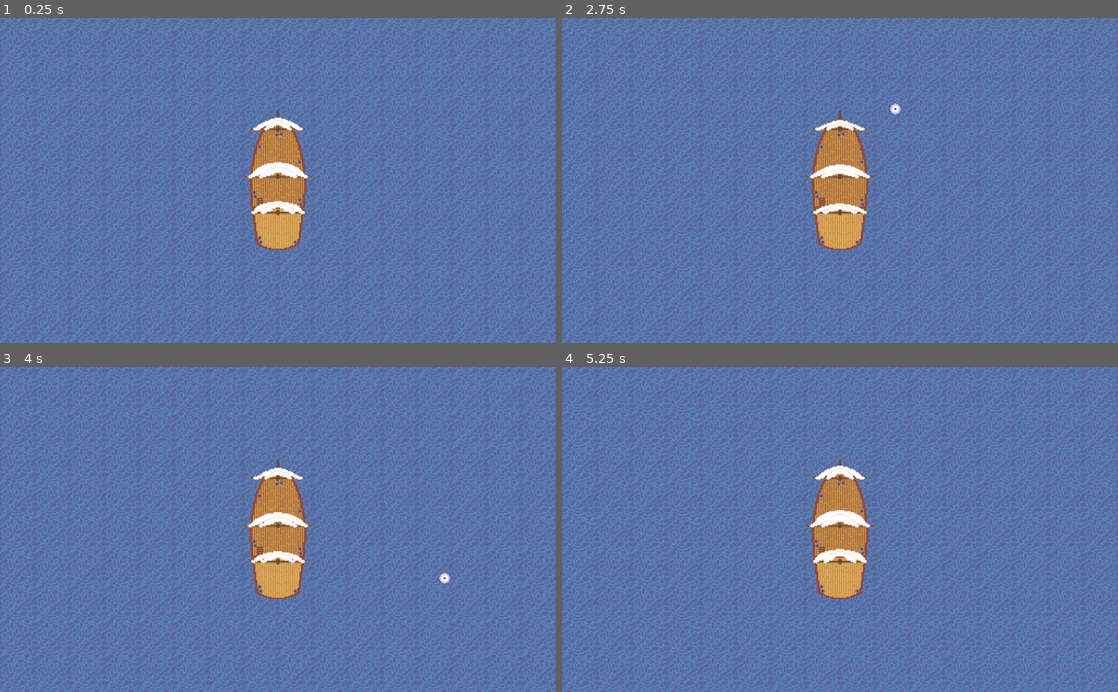
Above: before the commit, frames 1-4 (two rows, left to right).
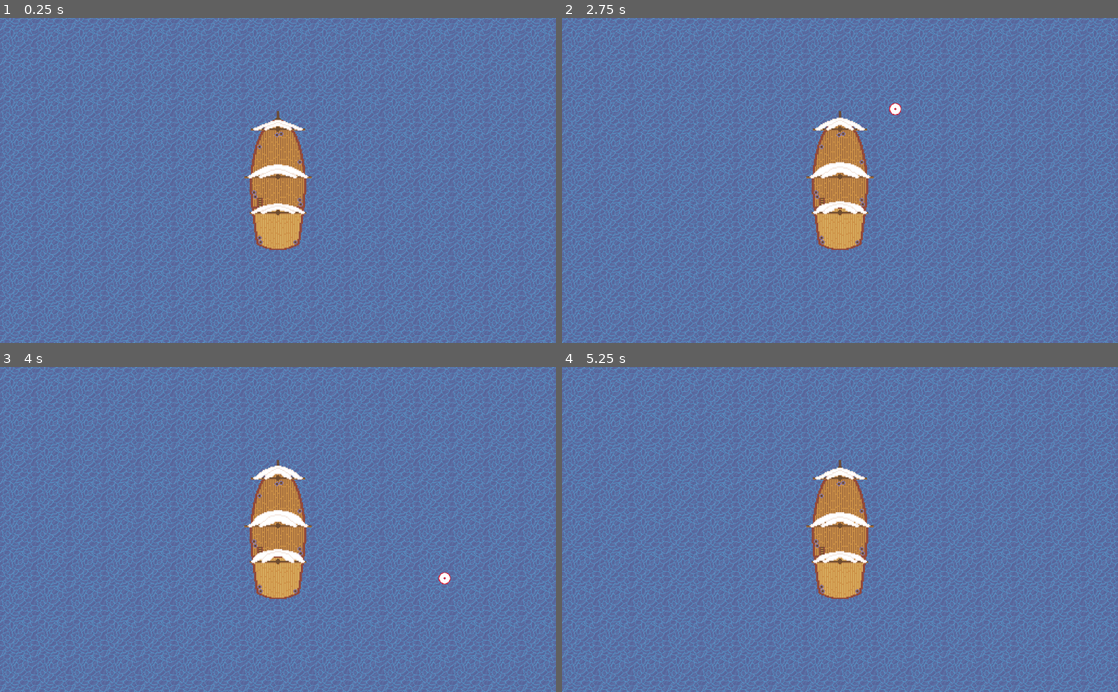
Above: after the commit, the same moments.

Repository: McLovin3/Calderia
Game: Godot game, scene res://TestScene.tscn
The game is run twice, just before and just after one commit, with the same random seed, the same clock (stepped at 60 frames per second) and the same inputs.
Inputs (mouse positions are in pixels of both pictures, inside the frame that each line leads up to):
- Up to frame 1 (0.25 s): no input
- Up to frame 2 (2.75 s): tap Enter at 0.5 s; move the mouse to (962, 164) at 0.52 s; press the mouse at (962, 164) at 0.53 s; hold D (turn_right) 0.53-2.03 s; tap W (up) at 0.77, 1.52 s; move the mouse to (728, 196) at 1.27 s; release the mouse at (728, 196) at 1.28 s; click (728, 196) at 1.35 s; tap Space at 2 s; move the mouse to (895, 109) at 2.02 s; hold A (turn_left) from 2.03 s (still down); hold Middle mouse button (middle_click) from 2.03 s (still down); click (895, 109) at 2.3 s
- Up to frame 3 (4 s): tap Enter at 2.75 s; move the mouse to (250, 594) at 2.77 s; release A (turn_left) at 2.78 s; release Middle mouse button (middle_click) at 2.78 s; hold D (turn_right) from 2.78 s (still down); right-click (250, 594) at 2.85 s; tap W (up) at 3.02, 3.77 s; click (250, 594) at 3.05 s; tap Space at 3.5 s; move the mouse to (444, 578) at 3.52 s; press the mouse at (444, 578) at 3.53 s
- Up to frame 4 (5.25 s): move the mouse to (673, 480) at 4.27 s; release D (turn_right) at 4.28 s; release the mouse at (673, 480) at 4.28 s; hold A (turn_left) 4.28-5.03 s; click (673, 480) at 4.35 s; tap W (up) at 4.52 s; tap Enter at 5 s; move the mouse to (867, 529) at 5.02 s; hold D (turn_right) from 5.03 s (still down); hold Middle mouse button (middle_click) from 5.03 s (still down)

The runs differ from the first frame. In frame 1, 0.4% of the frame differs, in the area x 45-55%, y 30-60%; in frame 2, 0.4%; in frame 3, 0.4%, in the area x 45-81%, y 30-67%; in frame 4, 0.4%.

Commit message:
Refactored code and made it so that you can't fish on land

Diff:
--- a/Bobber/Bobber.tscn
+++ b/Bobber/Bobber.tscn
@@ -56,7 +56,7 @@
 scale = Vector2( 0.7, 0.7 )
 frames = SubResource( 10 )
 animation = "Bobbing"
-frame = 1
+frame = 5
 playing = true
 script = ExtResource( 1 )
 
--- a/Bobber/Scripts/Bobber.gd
+++ b/Bobber/Scripts/Bobber.gd
@@ -13,7 +13,7 @@
 func _ready() -> void:
 	randomize()
 
-func _unhandled_input(event):
+func _unhandled_input(event) -> void:
 	if _hooked and event.is_action_pressed("left_click"):
 		var instance = _quick_time_event.instance()
 		instance.connect("fish_caught", self, "_fish_caught")
@@ -24,20 +24,20 @@
 		print("Cancelled")
 		queue_free()
 
-func _on_RandomTimer_timeout():
+func _on_RandomTimer_timeout() -> void:
 	if randf() <= _bite_rate and not _hooked:
 		_hooked = true
 		play("Caught")
 		_caught_timer.start()
 
-func _on_CaughtTimer_timeout():
+func _on_CaughtTimer_timeout() -> void:
 	_hooked = false
 	play("Bobbing")
 
-func _fish_caught():
+func _fish_caught() -> void:
 	print("Caught!")
 	queue_free()
 
-func _fish_escaped():
+func _fish_escaped() -> void:
 	print("Escaped!")
 	queue_free()
--- a/PlayerShip/PlayerShip.tscn
+++ b/PlayerShip/PlayerShip.tscn
@@ -42,7 +42,6 @@
 [node name="AnimatedSprite" type="AnimatedSprite" parent="."]
 frames = SubResource( 7 )
 animation = "idle"
-frame = 4
 playing = true
 
 [node name="CollisionPolygon2D" type="CollisionPolygon2D" parent="."]
--- a/PlayerShip/Scripts/PlayerShip.gd
+++ b/PlayerShip/Scripts/PlayerShip.gd
@@ -15,16 +15,19 @@
 var _velocity := 0
 
 func _unhandled_input(event) -> void:
-	if not _fishing and event.is_action_pressed("left_click") && _velocity <= min_fish_speed:
-		var instance = _bobber.instance()
-		get_parent().add_child(instance)
-		instance.position = get_parent().get_local_mouse_position()
-		instance.set_bite_rate(bite_rate)
-		get_tree().root.print_tree_pretty()
-		instance.connect("child_exiting_tree", self, "_stopped_fishing")
-		_fishing = true
+	#https://godotengine.org/qa/80382/is-it-possible-to-detect-if-mouse-pointer-hovering-over-area
+	var space = get_world_2d().direct_space_state
 
-func _stopped_fishing(joe):
+	if not space.intersect_point(get_global_mouse_position()):
+		if not _fishing and event.is_action_pressed("left_click") && _velocity <= min_fish_speed:
+			var instance = _bobber.instance()
+			get_parent().add_child(instance)
+			instance.position = get_parent().get_local_mouse_position()
+			instance.set_bite_rate(bite_rate)
+			instance.connect("child_exiting_tree", self, "_stopped_fishing")
+			_fishing = true
+
+func _stopped_fishing(__) -> void:
 	_fishing = false
 
 func _physics_process(delta : float) -> void:
--- a/project.godot
+++ b/project.godot
@@ -36,6 +36,10 @@
 run/main_scene="res://TestScene.tscn"
 boot_splash/bg_color=Color( 0.141176, 0.141176, 0.141176, 1 )
 config/icon="res://icon.png"
+
+[global]
+
+background=false
 
 [gui]
 
@@ -147,5 +151,5 @@
 
 [rendering]
 
-environment/default_clear_color=Color( 0.027451, 0.427451, 0.666667, 1 )
+environment/default_clear_color=Color( 0.905882, 0.552941, 0.835294, 1 )
 environment/default_environment="res://default_env.tres"
